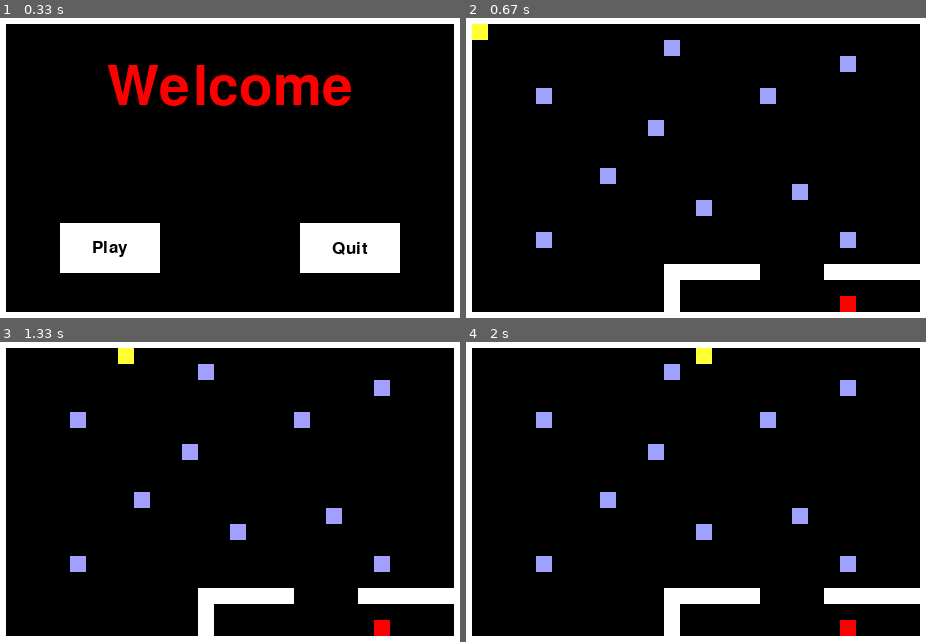
Above: before the commit, frames 1-4 (two rows, left to right).
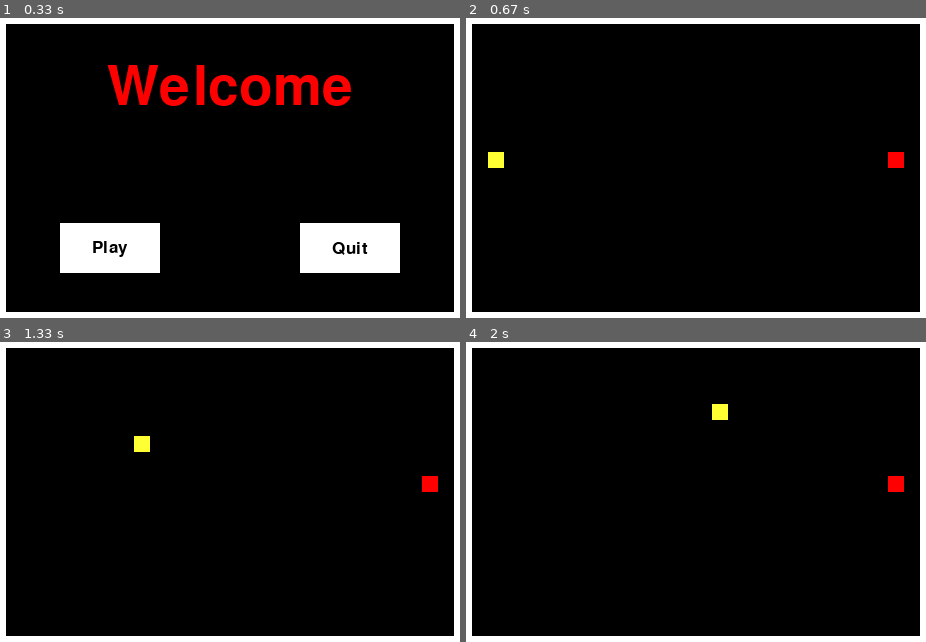
Above: after the commit, the same moments.

Repository: GwynWilson/Pygame-Collision
Game: pygame game, started from OOP Test/game.py
Two runs of this game, one before a commit and one after it. Both use one fixed random seed, a clock stepped at 60 frames per second and the inputs below.
Inputs (mouse positions are in pixels of both pictures, inside the frame that each line leads up to):
- Up to frame 1 (0.33 s): no input
- Up to frame 2 (0.67 s): click "Play" at 0.38 s
- Up to frame 3 (1.33 s): hold Right 0.67-1.13 s; move the mouse to (211, 507) at 0.7 s; hold Up from 1.17 s (still down)
- Up to frame 4 (2 s): release Up at 1.47 s; hold Right 1.5-1.97 s

Frame 1 is identical in both runs. In frame 2, 5.2% of the frame differs, in the area x 1-99%, y 2-98%; in frame 3, 5.2%; in frame 4, 5.2%.

Commit message:
Added more levels and some cleanup

Diff:
--- a/OOP Test/constants.py
+++ b/OOP Test/constants.py
@@ -46,7 +46,49 @@
            'wwwwwwwwwwwwwwwwwwwwwwwwwwwwww',]
 
 level_1 = ['wwwwwwwwwwwwwwwwwwwwwwwwwwwwww',
-           'wo                           w',
+           'w                            w',
+           'w                            w',
+           'w                            w',
+           'w                            w',
+           'w                            w',
+           'w                            w',
+           'w                            w',
+           'w                            w',
+           'w o                        E w',
+           'w                            w',
+           'w                            w',
+           'w                            w',
+           'w                            w',
+           'w                            w',
+           'w                            w',
+           'w                            w',
+           'w                            w',
+           'w                            w',
+           'wwwwwwwwwwwwwwwwwwwwwwwwwwwwww',]
+
+level_2 = ['wwwwwwwwwwwwwwwwwwwwwwwwwwwwww',
+           'w  E     w        w          w',
+           'w             w              w',
+           'wwwwwwwwwwwwwwwwwwwww        w',
+           'w                   w        w',
+           'w        wwwwwwwwwwwwwwww    w',
+           'w        w                   w',
+           'w        w                   w',
+           'w        w        wwwwwwwwwwww',
+           'w        w        w        o w',
+           'w        w       ww          w',
+           'w        w       w     wwwwwww',
+           'w                w           w',
+           'wwwwwwwwwwwwww   wwwwwwwww   w',
+           'w                w   w       w',
+           'w                w   w       w',
+           'w    wwwwwwwwwwwww   w       w',
+           'w                    w       w',
+           'w                            w',
+           'wwwwwwwwwwwwwwwwwwwwwwwwwwwwww',]
+
+level_3 = ['wwwwwwwwwwwwwwwwwwwwwwwwwwwwww',
+           'w  o                         w',
            'w            s               w',
            'w                       s    w',
            'w                            w',
@@ -66,7 +108,7 @@
            'w            w          E    w',
            'wwwwwwwwwwwwwwwwwwwwwwwwwwwwww',]
 
-level_2 = ['wwwwwwwwwwwwwwwwwwwwwwwwwwwwww',
+level_4 = ['wwwwwwwwwwwwwwwwwwwwwwwwwwwwww',
            'w  E                         w',
            'w                            w',
            'w                            w',
@@ -87,4 +129,4 @@
            'w                       o    w',
            'wwwwwwwwwwwwwwwwwwwwwwwwwwwwww',]
 
-level_list = [level_1,level_2]
+level_list = [level_1,level_2,level_3,level_4]
--- a/OOP Test/game.py
+++ b/OOP Test/game.py
@@ -51,7 +51,6 @@
             elif action == 'quit':
                 pygame.quit()
                 quit()
-
 
     def events(self):
         for e in pygame.event.get():
@@ -124,7 +123,7 @@
             self.screen.fill(black)
             self.level = Level(level_)
             self.level.gen_level(b_size)
-            self.player.origin = self.level.origin
+            self.player.__init__(self.level.origin)
             self.level_loop()
             self.running = True
         self.end_loop()
@@ -133,13 +132,18 @@
         title = True
         self.level = Level(level_0)
         self.level.gen_level(b_size)
-        self.text_list.append(Text('Welcome',colour=red,pos=(s_width/2,s_height/4),size='large'))
+        self.text_list.append(Text('Welcome',colour=red,
+                                   pos=(s_width/2,s_height/4),size='large'))
 
-        play_button = Button(grey,white,((1/4.)*s_width,(3/4.)*s_height,100,50),action='play')
+        play_button = Button(grey,white,((1/4.)*s_width,(3/4.)*s_height,100,50),
+                             action='play')
+
         play_button.give_text('Play','small',black)
         self.button_list.append(play_button)
 
-        quit_button = Button(grey,white,((3/4.)*s_width,(3/4.)*s_height,100,50),action='quit')
+        quit_button = Button(grey,white,((3/4.)*s_width,(3/4.)*s_height,100,50),
+                             action='quit')
+
         quit_button.give_text('Quit','small',black)
         self.button_list.append(quit_button)
 
@@ -152,9 +156,12 @@
         self.player = None
         self.level = Level(level_0)
         self.level.gen_level(b_size)
-        self.text_list.append(Text('Thanks For Playing',colour=red,pos=(s_width/2,s_height/4),size='med'))
+        self.text_list.append(Text('Thanks For Playing',colour=red,
+                                   pos=(s_width/2,s_height/4),size='med'))
 
-        quit_button = Button(grey,white,(s_width/2,s_height/2,100,50),action='quit')
+        quit_button = Button(grey,white,(s_width/2,s_height/2,100,50),
+                             action='quit')
+
         quit_button.give_text('Quit','small',black)
         self.button_list.append(quit_button)
 
Not shown, changed: OOP Test/constants.pyc
